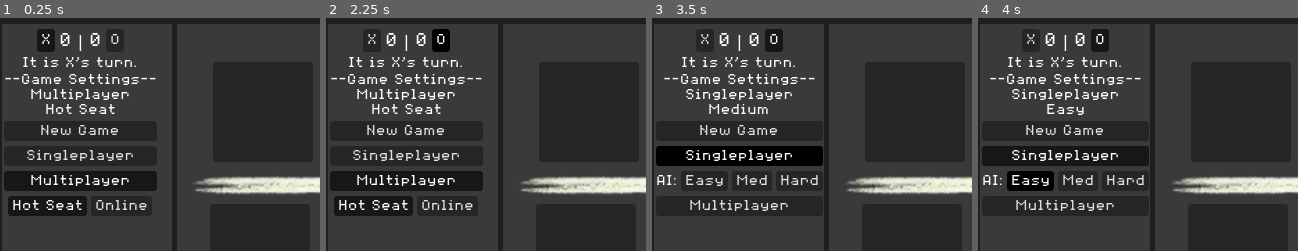
Above: before the commit, frames 1-4 (left to right).
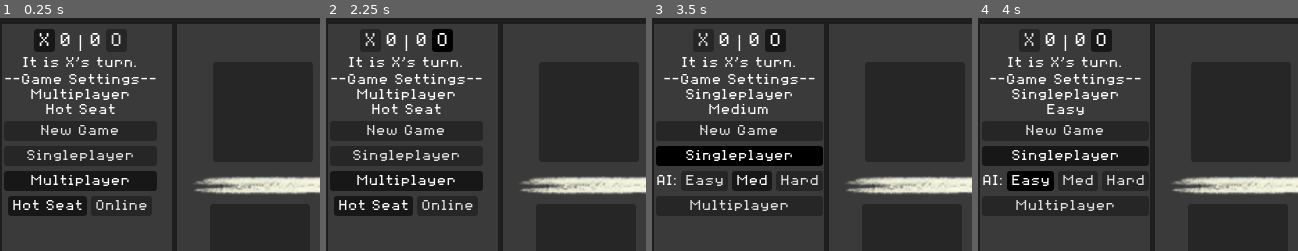
Above: after the commit, the same moments.

Repository: montyplexer/Multiplayer-TicTacToe
Game: Godot game, scene res://scenes/tictactoe.tscn
Two runs of this game, one before a commit and one after it. Both use one fixed random seed, a clock stepped at 60 frames per second and the inputs below.
Inputs:
- Up to frame 1 (0.25 s): no input
- Up to frame 2 (2.25 s): click "New Game" at 0.5 s; click "New Game" at 1.25 s; click "O" at 2 s
- Up to frame 3 (3.5 s): click "Singleplayer" at 2.75 s
- Up to frame 4 (4 s): click "Easy" at 3.5 s
The pictures show only the part of the screen within x 0-50%, y 0-50%; the shares and areas given below are measured in that part.

The runs differ from the first frame. In frame 1, 0.3% of the frame differs, in the area x 10-38%, y 4-15%; in frame 2, 0.3%; in frame 3, 0.4%, in the area x 14-42%, y 4-72%; in frame 4, 0.3%.

Commit message:
Reworked point system

Diff:
--- a/scenes/tictactoe.tscn
+++ b/scenes/tictactoe.tscn
@@ -91,6 +91,7 @@
 layout_mode = 2
 size_flags_horizontal = 4
 theme = ExtResource("2_8lb4p")
+theme_override_font_sizes/font_size = 20
 toggle_mode = true
 button_pressed = true
 button_group = ExtResource("3_at2ph")
@@ -117,6 +118,7 @@
 [node name="OScoreTitleButton" type="Button" parent="VBoxTitleBar/HBoxScoreAndGrid/InfoRect/MarginContainer/InfoContainer/ScoreContainer"]
 layout_mode = 2
 theme = ExtResource("2_8lb4p")
+theme_override_font_sizes/font_size = 20
 toggle_mode = true
 button_group = ExtResource("3_at2ph")
 text = "O"
@@ -169,6 +171,7 @@
 layout_mode = 2
 theme = ExtResource("2_8lb4p")
 toggle_mode = true
+button_pressed = true
 button_group = ExtResource("4_5gmd5")
 text = "Med"
 
--- a/scripts/tictactoe.gd
+++ b/scripts/tictactoe.gd
@@ -83,7 +83,7 @@
 	# Check for win
 	if has_won(Global.ptos(Global.turn)):
 		# Updated score
-		Global.scores[Global.turn] += 1
+		Global.scores[Global.turn] += 10
 		Global.end_game_signal.emit()
 
 		# Update UI Labels
@@ -97,8 +97,10 @@
 		return
 
 	# Check for a draw
-	print(str(is_draw()))
 	if is_draw():
+		# Updated score
+		Global.scores[Global.PLAYER.X] += 5
+		Global.scores[Global.PLAYER.O] += 5
 		Global.end_game_signal.emit()
 
 		# Update UI Labels
